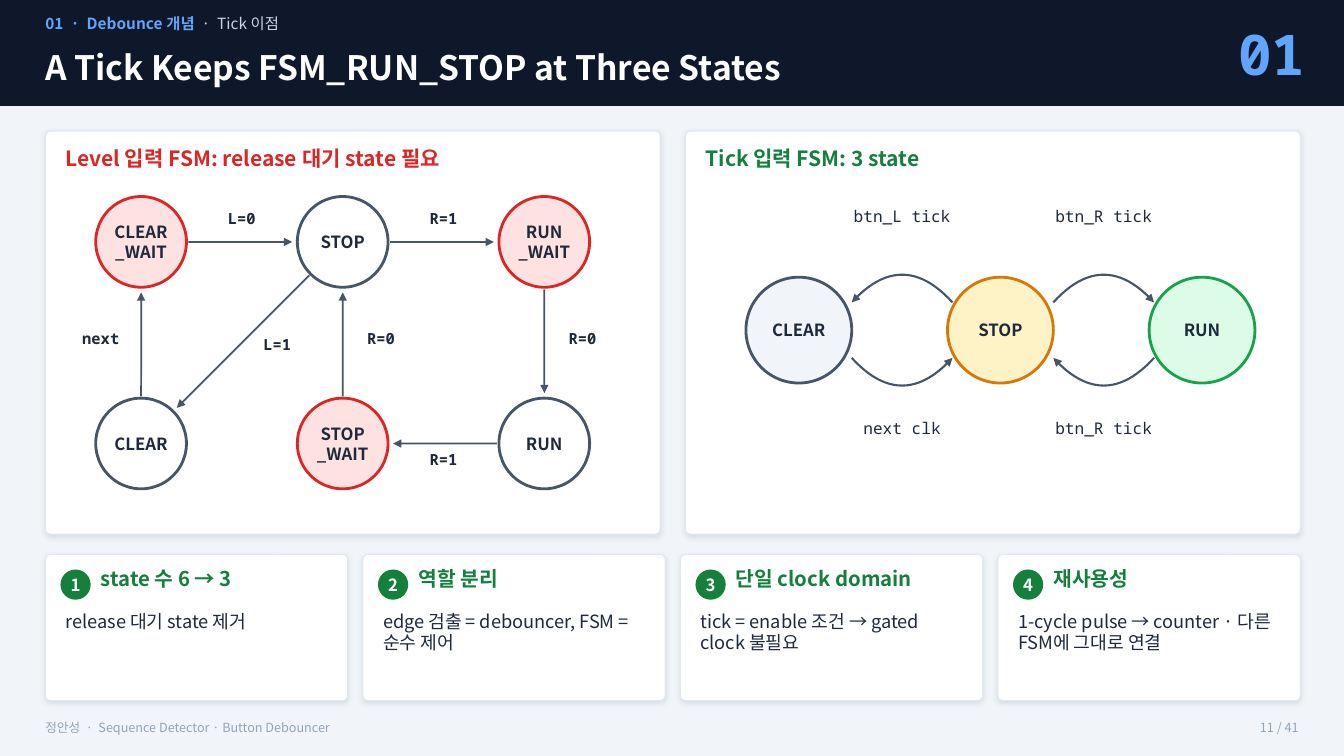
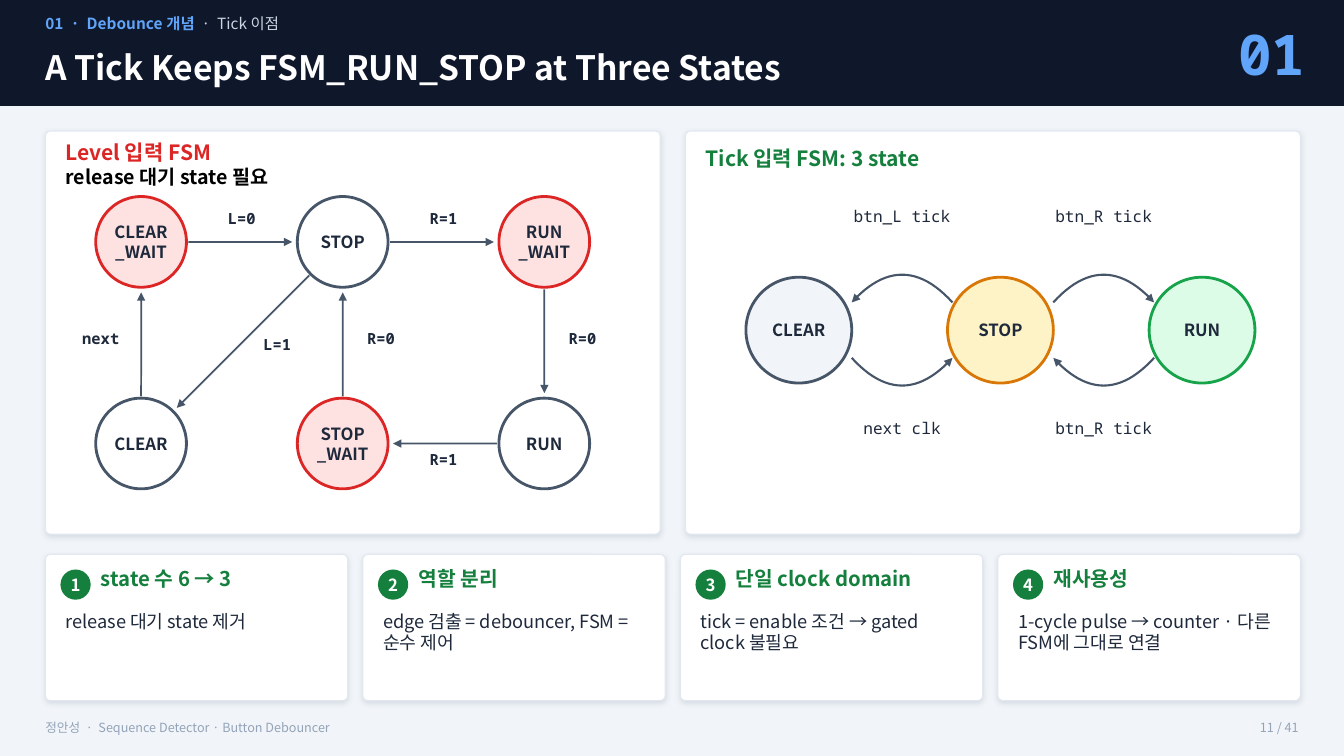
Before and after one commit to kimsacademy1234-max/System_Verilog, a slide deck: slide 11 of homework/1012_debouncer_project/Debouncer_FSM_정안성.pptx. Drawn at 1344x756 pixels with LibreOffice and Linux fonts; fonts in the diff are those of the drawing. Boxes give left, top, right and bottom in pixels: in the first picture for what was removed or moved away, otherwise in the second. Text is boxed around its words. In the diff, an @@ line names an element or a change of style, - is before the commit and + after.

```diff
--- a/homework/1012_debouncer_project/Debouncer_FSM_정안성.pptx
+++ b/homework/1012_debouncer_project/Debouncer_FSM_정안성.pptx
@@ text at [65, 142, 269, 186]: text changed; size 15 to 14 pt; text colour #DC2626 to #000000 @@
-Level 입력 FSM: release 대기 state 필요
+Level 입력 FSM
+release 대기 state 필요
```
Also in this commit, not shown: 7 other slides changed, 7 slides removed, 5 other files.
